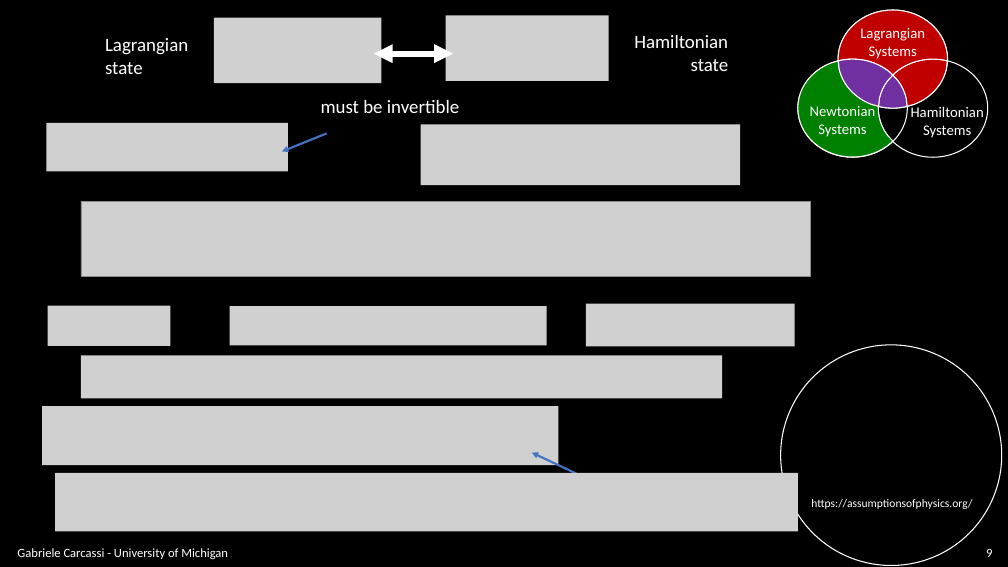
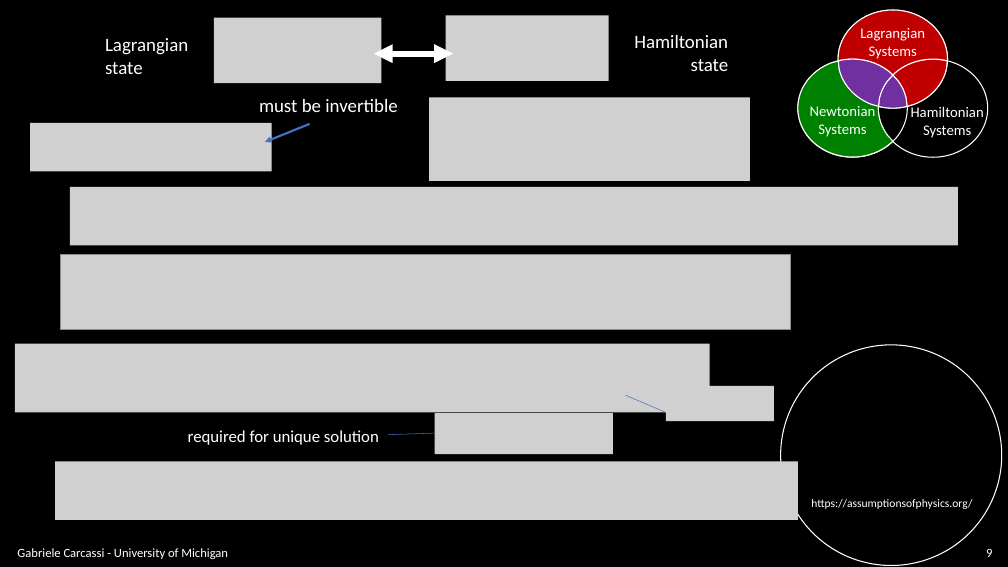
Before and after one commit to assumptionsofphysics/slides, a slide deck: slide 9 of BookCompanions-v2/RP-Class-1.pptx. Drawn at 1008x567 pixels with LibreOffice and Linux fonts; fonts in the diff are those of the drawing; grey boxes stand for pictures; background and template pictures are left out. Boxes give left, top, right and bottom in pixels: in the first picture for what was removed or moved away, otherwise in the second. Text is boxed around its words. In the diff, an @@ line names an element or a change of style, - is before the commit and + after.

```diff
--- a/BookCompanions-v2/RP-Class-1.pptx
+++ b/BookCompanions-v2/RP-Class-1.pptx
@@ text "must be invertible": place and size @@
-text "must be invertible" at [321,100,459,113]
+text "must be invertible" at [259,99,397,112]
@@ picture: place and size @@
-picture at [420,125,740,185]
+picture at [430,98,750,181]
@@ picture: place and size @@
-picture at [46,123,287,172]
+picture at [30,123,271,172]
@@ arrow moved from (327, 133) - (282, 151) to (310, 124) - (265, 142) @@
@@ picture added at [70,187,958,245] @@
@@ picture: place and size @@
-picture at [81,201,811,276]
+picture at [60,255,790,330]
@@ picture removed at [48,306,170,346] @@
@@ picture removed at [230,306,547,346] @@
@@ picture removed at [586,303,795,346] @@
@@ picture: place and size @@
-picture at [81,355,722,399]
+picture at [15,344,710,413]
@@ picture added at [666,386,774,421] @@
@@ picture removed at [42,406,559,465] @@
@@ picture added at [435,413,613,454] @@
@@ line added from (625, 395) to (666, 413), #4472C4 0.5 pt @@
@@ text added at [188,430,379,445], 16 pt, text #FFFFFF @@
+required for unique solution
@@ line added from (388, 435) to (435, 433), #4472C4 0.5 pt @@
@@ picture: place and size @@
-picture at [55,473,798,532]
+picture at [55,461,798,520]
@@ arrow removed from (585, 478) to (532, 453) @@
```
Also in this commit, not shown: 9 other slides changed, 1 slide added.
